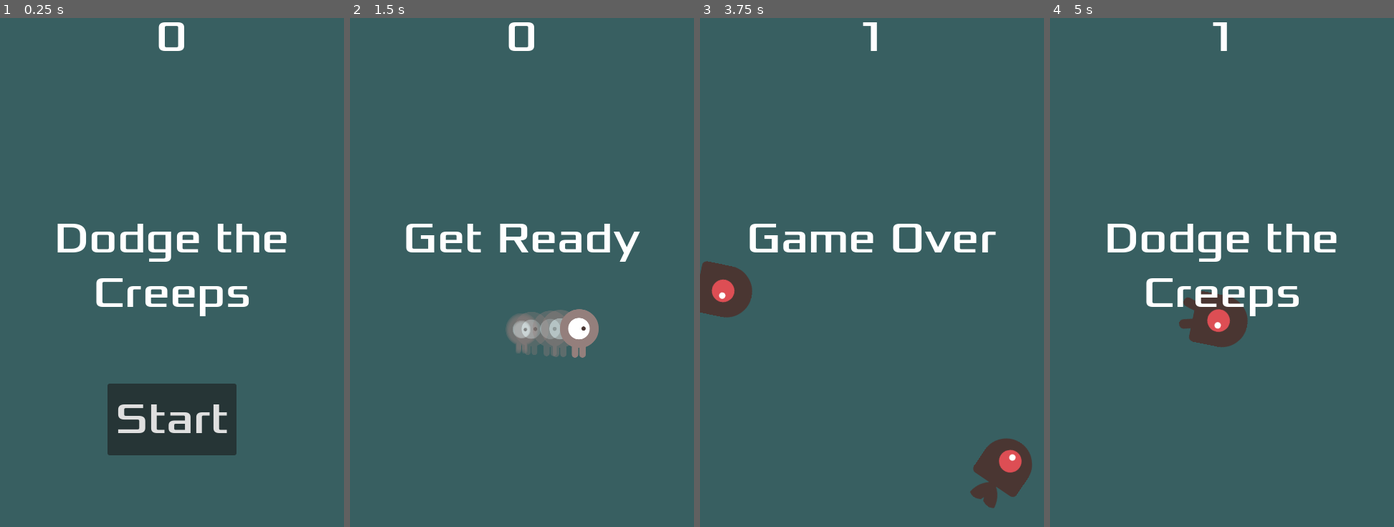
Above: before the commit, frames 1-4 (left to right).
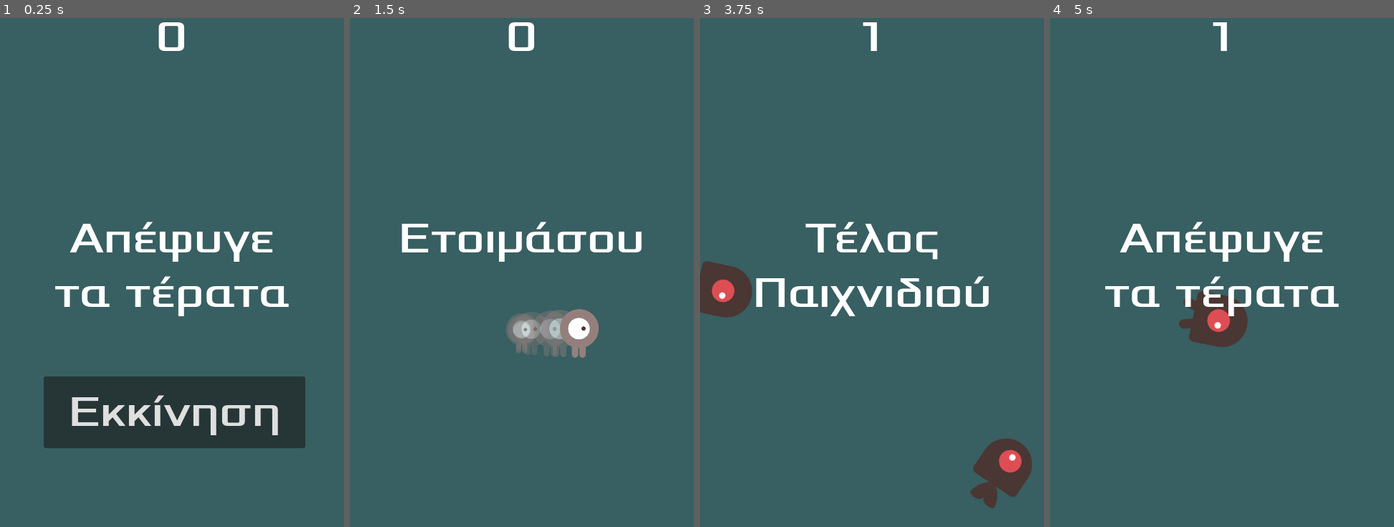
Above: after the commit, the same moments.

Repository: echatzief/dodge_the_creeps
Game: Godot game, scene res://main.tscn
Same seed, same stepped clock (60 frames per second), same inputs: the game is played once before the commit and once after it.
Inputs:
- Up to frame 1 (0.25 s): no input
- Up to frame 2 (1.5 s): click "Start" (after the commit: "Εκκίνηση") at 0.5 s; tap Enter at 1.25 s; hold D (move_right) from 1.28 s (still down)
- Up to frame 3 (3.75 s): release D (move_right) at 2.03 s; hold S (move_down) 2.03-2.78 s; hold D (move_right) 2.78-3.53 s; hold W (move_up) from 3.53 s (still down)
- Up to frame 4 (5 s): release W (move_up) at 4.28 s; hold A (move_left) from 4.28 s (still down)

The runs differ from the first frame. In frame 1, 11% of the frame differs, in the area x 12-89%, y 40-86%; in frame 2, 1.6%; in frame 3, 3.5%; in frame 4, 3.4%.

Commit message:
Translate text to Greek

Diff:
--- a/hud.gd
+++ b/hud.gd
@@ -9,9 +9,9 @@
 
 
 func show_game_over():
-	show_message("Game Over")
+	show_message("Τέλος \nΠαιχνιδιού")
 	await $MessageTimer.timeout
-	$MessageLabel.text = "Dodge the\nCreeps"
+	$MessageLabel.text = "Απέφυγε \nτα τέρατα"
 	$MessageLabel.show()
 	await get_tree().create_timer(1).timeout
 	$StartButton.show()
--- a/hud.tscn
+++ b/hud.tscn
@@ -33,8 +33,8 @@
 grow_vertical = 2
 theme_override_fonts/font = ExtResource("2_2jm3i")
 theme_override_font_sizes/font_size = 60
-text = "Dodge the
-Creeps"
+text = "Απέφυγε
+τα τέρατα"
 horizontal_alignment = 1
 
 [node name="StartButton" type="Button" parent="."]
@@ -43,16 +43,19 @@
 anchor_top = 1.0
 anchor_right = 0.5
 anchor_bottom = 1.0
-offset_left = -90.0
-offset_top = -200.0
-offset_right = 90.0
-offset_bottom = -100.0
+offset_left = -179.0
+offset_top = -210.0
+offset_right = 186.0
+offset_bottom = -110.0
 grow_horizontal = 2
 grow_vertical = 0
+size_flags_horizontal = 4
+size_flags_vertical = 4
 theme_override_fonts/font = ExtResource("2_2jm3i")
 theme_override_font_sizes/font_size = 60
 shortcut = SubResource("4")
-text = "Start"
+text = "Εκκίνηση"
+metadata/_edit_use_anchors_ = true
 
 [node name="MessageTimer" type="Timer" parent="."]
 one_shot = true
--- a/main.gd
+++ b/main.gd
@@ -17,7 +17,7 @@
 	$Player.start($StartPosition.position)
 	$StartTimer.start()
 	$HUD.update_score(score)
-	$HUD.show_message("Get Ready")
+	$HUD.show_message("Ετοιμάσου")
 	$Music.play()
 
 
Not shown, changed: fonts/FONTLOG.txt
